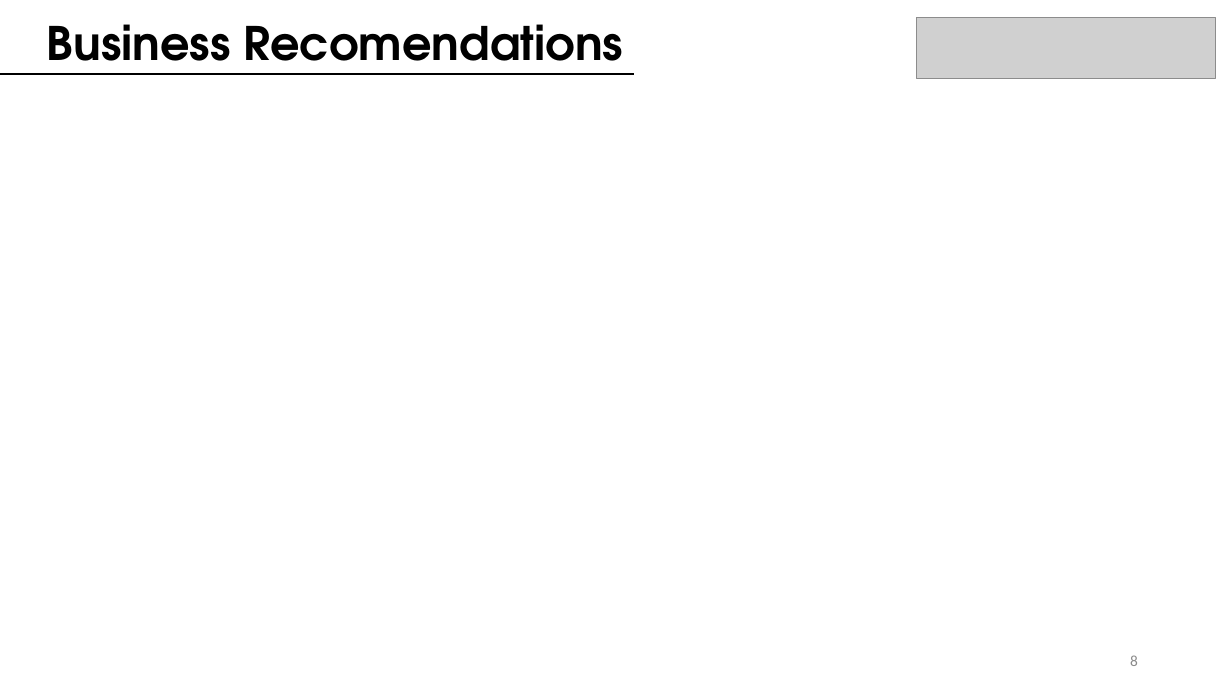
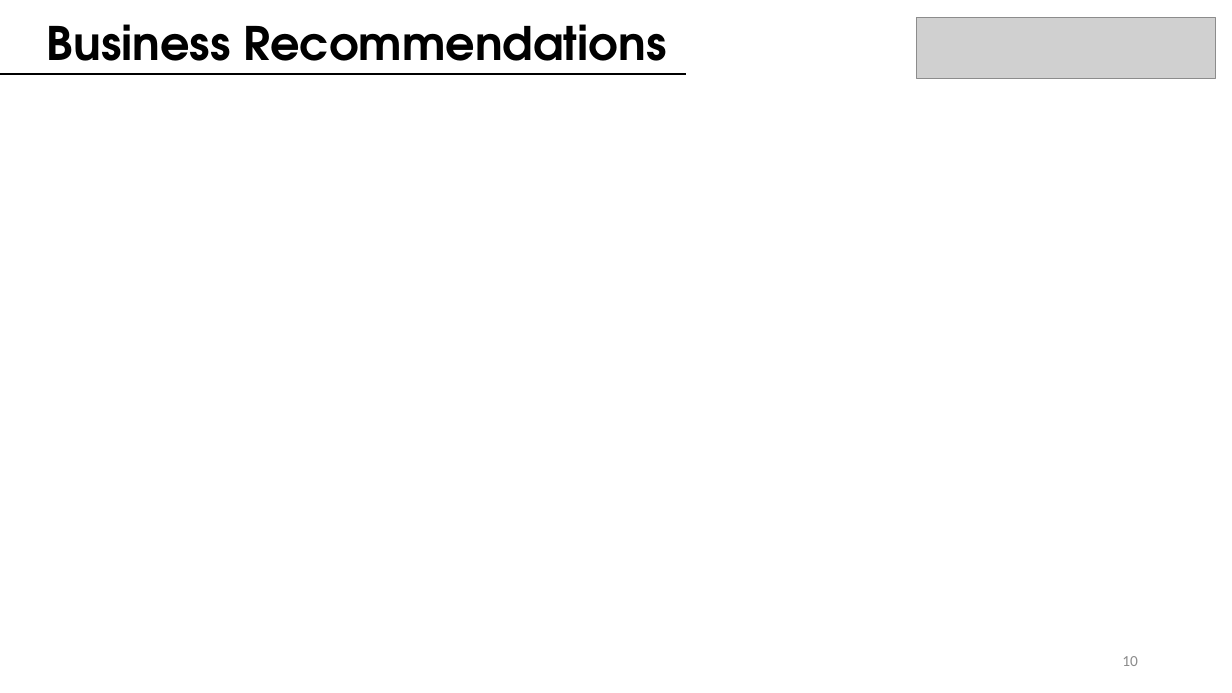
Before and after one commit to juanbeta98/DataScienceStudyCase, a slide deck: slide 11 of BMW ML Case Study.pptx (slide 9 before the commit). Drawn at 1232x693 pixels with LibreOffice and Linux fonts; fonts in the diff are those of the drawing; grey boxes stand for pictures. Boxes give left, top, right and bottom in pixels: in the first picture for what was removed or moved away, otherwise in the second. Text is boxed around its words. In the diff, an @@ line names an element or a change of style, - is before the commit and + after.

Commit message:
Presentation updates

```diff
--- a/BMW ML Case Study.pptx
+++ b/BMW ML Case Study.pptx
@@ text at <box>47,24,666,75</box>: text changed @@
-Business Recomendations
+Business Recommendations
@@ line moved from (0, 73) - (634, 73) to (0, 73) - (686, 73) @@
@@ line moved from (0, 75) - (634, 75) to (0, 75) - (686, 75) @@
@@ page number at <box>1122,656,1138,666</box>: text changed @@
-8
+10
```
Also in this commit, not shown: 1 other slide changed, 3 slides added, 1 slide removed, 5 other files.
